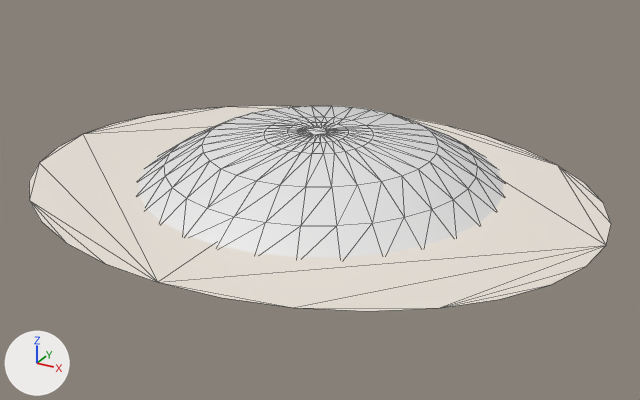
A saved change to the COLLADA model scene-chicago/models/model6/chicago.dae.
Camera for both pictures: a 50 mm lens placed at (17.7, -31.6, 14.7), pointed at (0.6, -0.6, -0.8). The lights are fixed; the arrows at lower left show +X, +Y and +Z. Mesh edges are drawn as thin lines. Where no turn or scale is listed for an object, it has been applied to the vertices.

The first picture shows 'Circle', 'sky'.
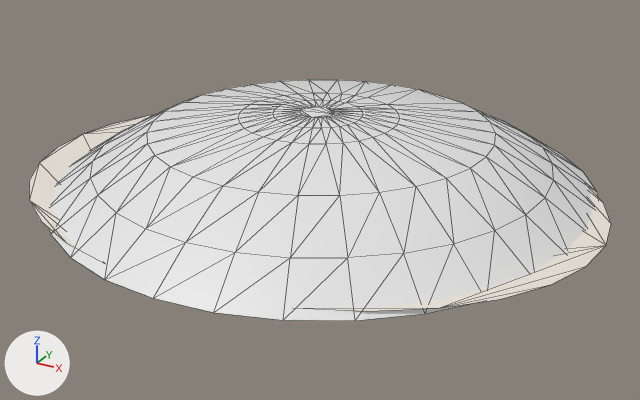
Where the change shows, as pixel boxes (x1, y1, x2, y2) in the pictures (640 x 400 px):
```json
{"object": "sky", "change": "moved, rescaled", "before": [139, 106, 504, 257], "after": [49, 80, 598, 321], "on screen": "50% wider, 59% taller"}
{"object": "Circle", "change": "unchanged, covered by the edit", "before": [29, 106, 611, 311], "after": [29, 115, 611, 311]}
```

Edits to the scene script, one JSON object a line:
```json
{"op": "set", "path": "ob_sky.location", "old": "(-0.07, 0.49, 0.69)", "new": "(-0.07, 0.49, 0.98)"}
{"op": "set", "path": "ob_sky.scale", "old": "(0.0173, 0.0173, 0.0173)", "new": "(0.025, 0.025, 0.025)"}
```
